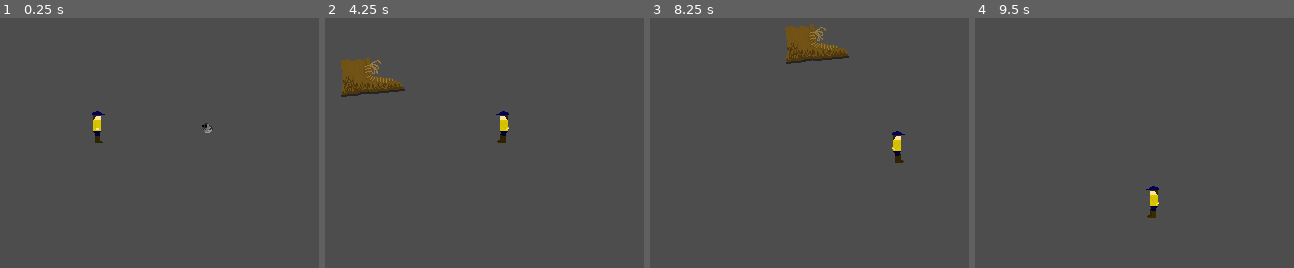
Above: before the commit, frames 1-4 (left to right).
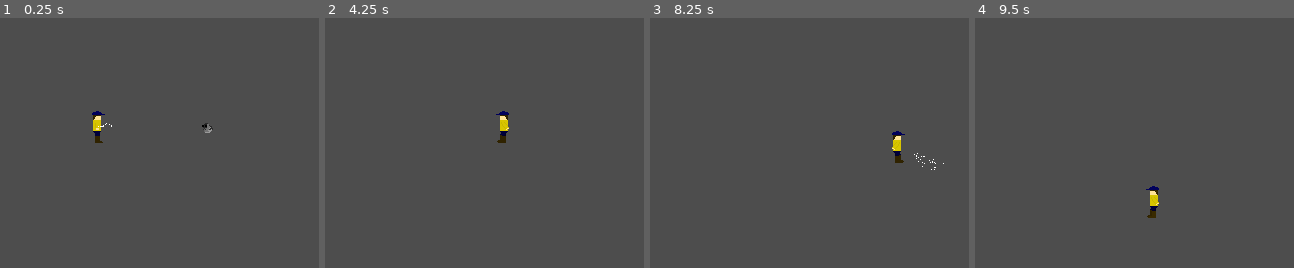
Above: after the commit, the same moments.

Repository: the-g-force/happy-camper
Game: Godot game, scene res://test/test_world.tscn
The game is run twice, just before and just after one commit, with the same random seed, the same clock (stepped at 60 frames per second) and the same inputs. This scene is started directly instead of the project's main scene.
Inputs:
- Up to frame 1 (0.25 s): no input
- Up to frame 2 (4.25 s): hold Right (right) 0.53-1.28 s; tap ` (gain_smore) every 0.75 s from 0.6 to 3.6 s; hold Down (down) 1.28-2.03 s; hold Right (right) 2.03-2.78 s; tap Enter at 2.75 s; hold Up (up) 2.78-3.53 s; hold Left (left) from 3.53 s (still down)
- Up to frame 3 (8.25 s): tap ` (gain_smore) every 0.75 s from 4.35 to 8.1 s; release Left (left) at 5.03 s; hold Down (down) 5.03-5.78 s; hold Right (right) 5.78-6.53 s; hold Up (up) 6.53-7.28 s; hold Right (right) 7.28-8.03 s; tap Space at 8 s; hold Down (down) from 8.03 s (still down)
- Up to frame 4 (9.5 s): release Down (down) at 8.78 s; hold Left (left) from 8.78 s (still down); tap ` (gain_smore) at 8.85 s

The runs differ from the first frame. In frame 1, less than 0.1% of the frame differs, in the area x 30-36%, y 42-44%; in frame 2, 1.9%; in frame 3, 2.0%, in the area x 42-93%, y 2-61%; in frame 4, nothing differs.

Commit message:
Integrate hit and spray sounds

Diff:
--- a/project/player/player.gd
+++ b/project/player/player.gd
@@ -32,6 +32,7 @@
 
 
 func damage() -> void:
+	sfx.play_hit_sound()
 	health -= 1
 	health_changed.emit(health)
 	if health <= 0:
--- a/project/sound/sfx_player.gd
+++ b/project/sound/sfx_player.gd
@@ -9,3 +9,8 @@
 func play_stomp_sound() -> void:
 	$StompSound.stream = _STOMP_SOUNDS.pick_random()
 	$StompSound.play()
+
+
+## Play the sound to make when the player gets hit
+func play_hit_sound() -> void:
+	$HitSound.play()
--- a/project/sound/sfx_player.tscn
+++ b/project/sound/sfx_player.tscn
@@ -1,7 +1,8 @@
-[gd_scene load_steps=3 format=3 uid="uid://cvbhy36ycjysr"]
+[gd_scene load_steps=4 format=3 uid="uid://cvbhy36ycjysr"]
 
 [ext_resource type="Script" path="res://sound/sfx_player.gd" id="1_vy7nq"]
 [ext_resource type="AudioStream" uid="uid://c2b0vcdwnxjbk" path="res://sound/mmmm.wav" id="2_b2ece"]
+[ext_resource type="AudioStream" uid="uid://du0cinod783o5" path="res://sound/ow.wav" id="4_lehpo"]
 
 [node name="SfxPlayer" type="Node"]
 script = ExtResource("1_vy7nq")
@@ -10,3 +11,6 @@
 stream = ExtResource("2_b2ece")
 
 [node name="StompSound" type="AudioStreamPlayer" parent="."]
+
+[node name="HitSound" type="AudioStreamPlayer" parent="."]
+stream = ExtResource("4_lehpo")
--- a/project/test/test_world.tscn
+++ b/project/test/test_world.tscn
@@ -1,7 +1,7 @@
 [gd_scene load_steps=4 format=3 uid="uid://dplk0kfc55hev"]
 
 [ext_resource type="PackedScene" uid="uid://do4okoi6jtdj6" path="res://player/player.tscn" id="1_m0627"]
-[ext_resource type="PackedScene" uid="uid://dd12of8hwd36m" path="res://weapons/stomp/stomp_weapon.tscn" id="2_n6xj8"]
+[ext_resource type="PackedScene" uid="uid://c60wgkqsnomy3" path="res://weapons/repellant/repellant.tscn" id="2_p2e1l"]
 [ext_resource type="PackedScene" uid="uid://cc0tmssxti2dq" path="res://enemy/enemy.tscn" id="3_s233h"]
 
 [node name="TestWorld" type="Node2D"]
@@ -9,8 +9,7 @@
 [node name="Player" parent="." instance=ExtResource("1_m0627")]
 position = Vector2(307, 169)
 
-[node name="Stomp" parent="Player" instance=ExtResource("2_n6xj8")]
-position = Vector2(-307, -169)
+[node name="Repellant" parent="Player" instance=ExtResource("2_p2e1l")]
 
 [node name="Enemy" parent="." node_paths=PackedStringArray("target") instance=ExtResource("3_s233h")]
 position = Vector2(430, 168)
--- a/project/weapons/repellant/repellant.tscn
+++ b/project/weapons/repellant/repellant.tscn
@@ -1,9 +1,61 @@
-[gd_scene load_steps=6 format=3 uid="uid://c60wgkqsnomy3"]
+[gd_scene load_steps=7 format=3 uid="uid://c60wgkqsnomy3"]
 
 [ext_resource type="Script" path="res://weapons/repellant/repellant.gd" id="1_xnyhp"]
+[ext_resource type="AudioStream" uid="uid://cdtqxq4xk6d1l" path="res://sound/spray.wav" id="2_30p3o"]
 
 [sub_resource type="CircleShape2D" id="CircleShape2D_rgme6"]
 radius = 0.01
+
+[sub_resource type="Animation" id="Animation_b1hen"]
+length = 0.001
+tracks/0/type = "value"
+tracks/0/imported = false
+tracks/0/enabled = true
+tracks/0/path = NodePath("Area2D/CPUParticles2D:emitting")
+tracks/0/interp = 1
+tracks/0/loop_wrap = true
+tracks/0/keys = {
+"times": PackedFloat32Array(0),
+"transitions": PackedFloat32Array(1),
+"update": 1,
+"values": [false]
+}
+tracks/1/type = "value"
+tracks/1/imported = false
+tracks/1/enabled = true
+tracks/1/path = NodePath("Area2D/CollisionShape2D:position")
+tracks/1/interp = 1
+tracks/1/loop_wrap = true
+tracks/1/keys = {
+"times": PackedFloat32Array(0),
+"transitions": PackedFloat32Array(1),
+"update": 0,
+"values": [Vector2(0, 0)]
+}
+tracks/2/type = "value"
+tracks/2/imported = false
+tracks/2/enabled = true
+tracks/2/path = NodePath("Area2D/CollisionShape2D:shape:radius")
+tracks/2/interp = 1
+tracks/2/loop_wrap = true
+tracks/2/keys = {
+"times": PackedFloat32Array(0),
+"transitions": PackedFloat32Array(1),
+"update": 0,
+"values": [0.01]
+}
+tracks/3/type = "value"
+tracks/3/imported = false
+tracks/3/enabled = true
+tracks/3/path = NodePath("Area2D/CollisionShape2D:disabled")
+tracks/3/interp = 1
+tracks/3/loop_wrap = true
+tracks/3/keys = {
+"times": PackedFloat32Array(0),
+"transitions": PackedFloat32Array(1),
+"update": 1,
+"values": [true]
+}
 
 [sub_resource type="Animation" id="Animation_4ff07"]
 resource_name = "spray"
@@ -56,56 +108,19 @@
 "update": 1,
 "values": [false, true]
 }
-
-[sub_resource type="Animation" id="Animation_b1hen"]
-length = 0.001
-tracks/0/type = "value"
-tracks/0/imported = false
-tracks/0/enabled = true
-tracks/0/path = NodePath("Area2D/CPUParticles2D:emitting")
-tracks/0/interp = 1
-tracks/0/loop_wrap = true
-tracks/0/keys = {
+tracks/4/type = "method"
+tracks/4/imported = false
+tracks/4/enabled = true
+tracks/4/path = NodePath("SpraySound")
+tracks/4/interp = 1
+tracks/4/loop_wrap = true
+tracks/4/keys = {
 "times": PackedFloat32Array(0),
 "transitions": PackedFloat32Array(1),
-"update": 1,
-"values": [false]
-}
-tracks/1/type = "value"
-tracks/1/imported = false
-tracks/1/enabled = true
-tracks/1/path = NodePath("Area2D/CollisionShape2D:position")
-tracks/1/interp = 1
-tracks/1/loop_wrap = true
-tracks/1/keys = {
-"times": PackedFloat32Array(0),
-"transitions": PackedFloat32Array(1),
-"update": 0,
-"values": [Vector2(0, 0)]
-}
-tracks/2/type = "value"
-tracks/2/imported = false
-tracks/2/enabled = true
-tracks/2/path = NodePath("Area2D/CollisionShape2D:shape:radius")
-tracks/2/interp = 1
-tracks/2/loop_wrap = true
-tracks/2/keys = {
-"times": PackedFloat32Array(0),
-"transitions": PackedFloat32Array(1),
-"update": 0,
-"values": [0.01]
-}
-tracks/3/type = "value"
-tracks/3/imported = false
-tracks/3/enabled = true
-tracks/3/path = NodePath("Area2D/CollisionShape2D:disabled")
-tracks/3/interp = 1
-tracks/3/loop_wrap = true
-tracks/3/keys = {
-"times": PackedFloat32Array(0),
-"transitions": PackedFloat32Array(1),
-"update": 1,
-"values": [true]
+"values": [{
+"args": [0.0],
+"method": &"play"
+}]
 }
 
 [sub_resource type="AnimationLibrary" id="AnimationLibrary_27mk1"]
@@ -140,5 +155,8 @@
 }
 autoplay = "spray"
 
+[node name="SpraySound" type="AudioStreamPlayer" parent="."]
+stream = ExtResource("2_30p3o")
+
 [connection signal="body_entered" from="Area2D" to="." method="_on_area_2d_body_entered"]
 [connection signal="animation_finished" from="AnimationPlayer" to="." method="_on_animation_player_animation_finished"]
